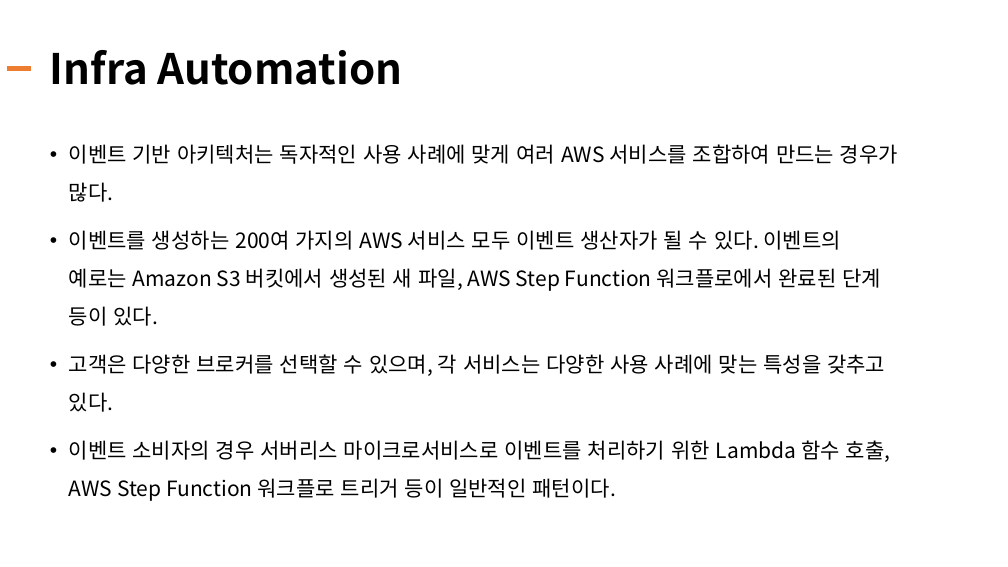
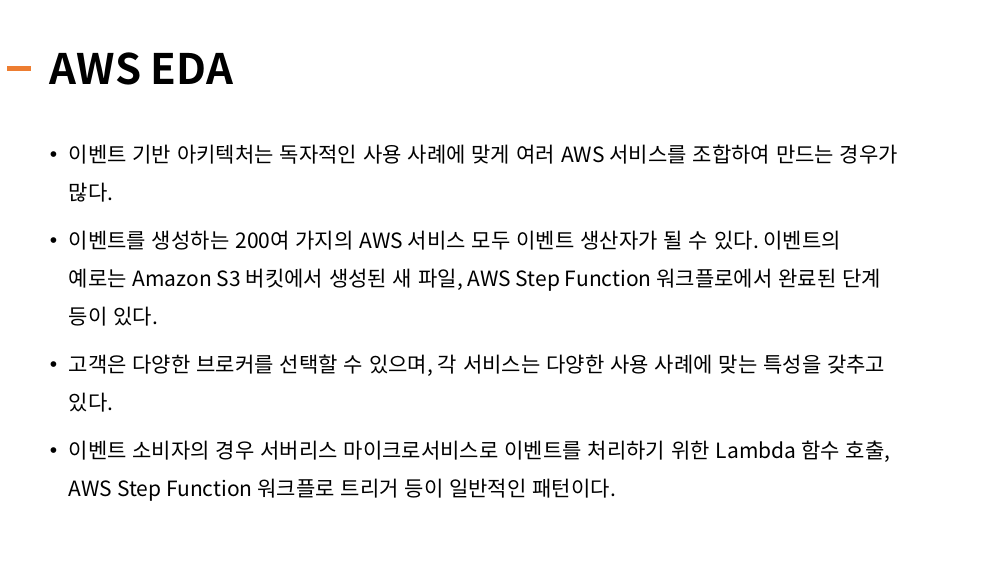
Before and after one commit to kiku99/AWS, a slide deck: slide 29 of AWS/08. AWS Event Driven Architecture.pptx. Drawn at 1008x567 pixels with LibreOffice and Linux fonts; fonts in the diff are those of the drawing. Boxes give left, top, right and bottom in pixels: in the first picture for what was removed or moved away, otherwise in the second. Text is boxed around its words. In the diff, an @@ line names an element or a change of style, - is before the commit and + after.

```diff
--- a/AWS/08. AWS Event Driven Architecture.pptx
+++ b/AWS/08. AWS Event Driven Architecture.pptx
@@ title at [50, 52, 233, 85]: text changed @@
-Infra Automation
+AWS EDA
```
Also in this commit, not shown: 2 other files.
